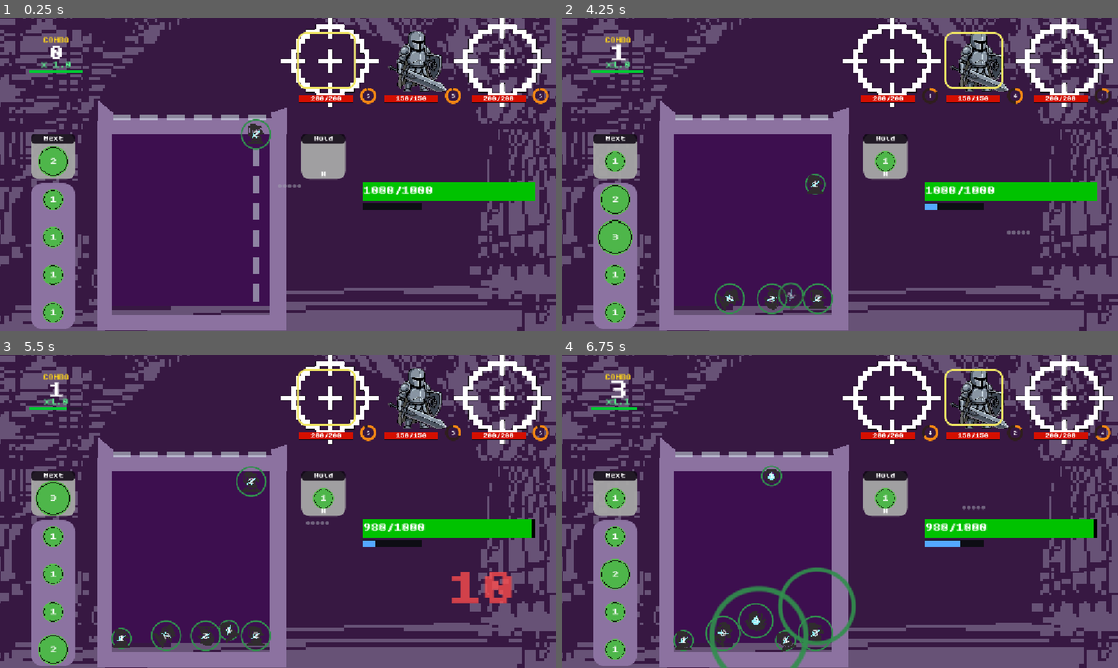
Above: before the commit, frames 1-4 (two rows, left to right).
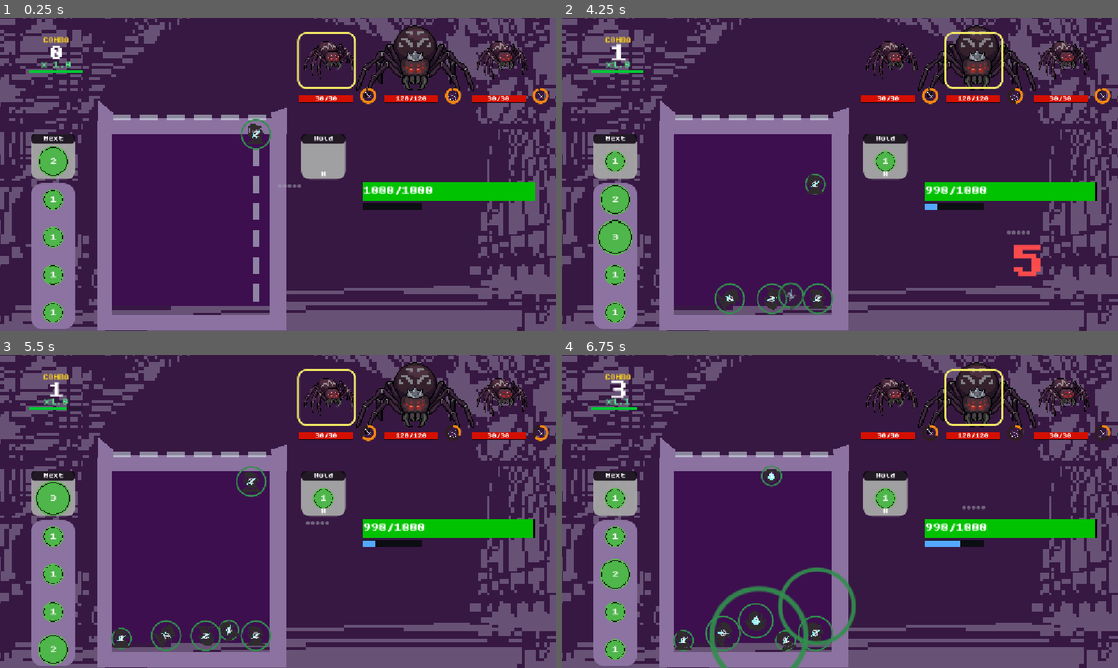
Above: after the commit, the same moments.

Repository: nmh6063-star/GameDesign-FinalProject
Game: Godot game, scene res://scenes/stage2.tscn
The game is run twice, just before and just after one commit, with the same random seed, the same clock (stepped at 60 frames per second) and the same inputs. This scene is started directly instead of the project's main scene.
Inputs (mouse positions are in pixels of both pictures, inside the frame that each line leads up to):
- Up to frame 1 (0.25 s): no input
- Up to frame 2 (4.25 s): tap Enter at 0.5 s; move the mouse to (962, 158) at 0.52 s; hold Right (right) 0.53-1.25 s; click (962, 158) at 0.6 s; drag from (728, 190) to (751, 102) at 1.27 s; move the mouse to (895, 105) at 2.02 s; hold Right (right) 2.03-2.75 s; tap H (hold_ball) at 2.1 s; click (895, 105) at 2.3 s; drag from (812, 237) to (673, 127) at 2.77 s; move the mouse to (1006, 221) at 3.52 s; hold Left (left) from 3.53 s (still down); tap X (shoot) at 3.6 s; click (1006, 221) at 3.8 s
- Up to frame 3 (5.5 s): release Left (left) at 4.25 s; drag from (111, 464) to (194, 433) at 4.27 s; move the mouse to (305, 511) at 5.02 s; hold Left (left) from 5.03 s (still down); tap T at 5.1 s; click (305, 511) at 5.3 s
- Up to frame 4 (6.75 s): release Left (left) at 5.75 s; drag from (756, 433) to (728, 527) at 5.77 s; move the mouse to (962, 495) at 6.52 s; hold Right (right) from 6.53 s (still down); click (962, 495) at 6.6 s

The runs differ from the first frame. In frame 1, 4.6% of the frame differs, in the area x 50-100%, y 0-29%; in frame 2, 5.2%; in frame 3, 5.3%, in the area x 50-100%, y 0-80%; in frame 4, 4.7%.

Commit message:
upadate enemy ui

Diff:
--- a/data/enemies/enemy_chicken.tres
+++ b/data/enemies/enemy_chicken.tres
@@ -4,7 +4,7 @@
 [ext_resource type="Script" uid="uid://box8rqf4wjr51" path="res://script/entities/enemies/enemy_data.gd" id="2_data"]
 [ext_resource type="Script" uid="uid://cw4hlvxifwn8g" path="res://script/entities/enemies/actions/direct_attack_action.gd" id="3_action"]
 [ext_resource type="Script" uid="uid://yo4105wmtbek" path="res://script/entities/enemies/effects/enemy_effect_base.gd" id="3_eff"]
-[ext_resource type="Texture2D" uid="uid://dx12fl0tb44r5" path="res://assets/Target.png" id="4_tex"]
+[ext_resource type="Texture2D" uid="uid://bp3xn8rupyljd" path="res://assets/enemy2.png" id="5_pgk6k"]
 
 [sub_resource type="Resource" id="Action_1"]
 script = ExtResource("3_action")
@@ -13,7 +13,7 @@
 script = ExtResource("2_data")
 id = "enemy_chicken"
 display_name = "Chicken"
-sprite_texture = ExtResource("4_tex")
+sprite_texture = ExtResource("5_pgk6k")
 sprite_scale = Vector2(0.3, 0.3)
 max_health = 30
 attack_damage = 5
--- a/data/enemies/enemy_guard.tres
+++ b/data/enemies/enemy_guard.tres
@@ -2,9 +2,9 @@
 
 [ext_resource type="Script" uid="uid://bcjr8w352653g" path="res://script/entities/enemies/actions/enemy_action_base.gd" id="1_base"]
 [ext_resource type="Script" uid="uid://box8rqf4wjr51" path="res://script/entities/enemies/enemy_data.gd" id="2_data"]
-[ext_resource type="Script" uid="uid://dfcg8sq862pf8" path="res://script/entities/enemies/actions/self_heal_action.gd" id="3_action"]
+[ext_resource type="Script" uid="uid://cw4hlvxifwn8g" path="res://script/entities/enemies/actions/direct_attack_action.gd" id="3_action"]
 [ext_resource type="Script" uid="uid://yo4105wmtbek" path="res://script/entities/enemies/effects/enemy_effect_base.gd" id="3_eff"]
-[ext_resource type="Texture2D" uid="uid://dx12fl0tb44r5" path="res://assets/Target.png" id="4_tex"]
+[ext_resource type="Texture2D" uid="uid://j4knb6e7sdkg" path="res://assets/enemies/dark guard no back.png" id="5_ifg51"]
 
 [sub_resource type="Resource" id="Action_1"]
 script = ExtResource("3_action")
@@ -13,8 +13,8 @@
 script = ExtResource("2_data")
 id = "enemy_guard"
 display_name = "Guard"
-sprite_texture = ExtResource("4_tex")
-sprite_scale = Vector2(0.3, 0.3)
+sprite_texture = ExtResource("5_ifg51")
+sprite_scale = Vector2(0.2, 0.2)
 max_health = 200
 max_shield = 50
 actions = Array[ExtResource("1_base")]([SubResource("Action_1")])
--- a/data/enemies/enemy_knight.tres
+++ b/data/enemies/enemy_knight.tres
@@ -5,7 +5,7 @@
 [ext_resource type="Script" uid="uid://c0ybrm3kkd1uy" path="res://script/entities/enemies/actions/heavy_strike_action.gd" id="3_action"]
 [ext_resource type="Script" uid="uid://yo4105wmtbek" path="res://script/entities/enemies/effects/enemy_effect_base.gd" id="3_eff"]
 [ext_resource type="Script" uid="uid://bwbdkyxsdyiuq" path="res://script/entities/enemies/actions/knight_guard_action.gd" id="4_action"]
-[ext_resource type="Texture2D" uid="uid://cjyxyqu5qx6k" path="res://assets/enemies/knightnoback.png" id="6_3ci0a"]
+[ext_resource type="Texture2D" uid="uid://daftuvrq6fpnk" path="res://assets/enemies/dark knight 2 no back.png" id="6_3ci0a"]
 
 [sub_resource type="Resource" id="Action_1"]
 script = ExtResource("3_action")
--- a/data/enemies/enemy_mage.tres
+++ b/data/enemies/enemy_mage.tres
@@ -4,7 +4,7 @@
 [ext_resource type="Script" uid="uid://box8rqf4wjr51" path="res://script/entities/enemies/enemy_data.gd" id="2_data"]
 [ext_resource type="Script" uid="uid://dnu77ff3ufbjb" path="res://script/entities/enemies/actions/mana_drain_action.gd" id="3_action"]
 [ext_resource type="Script" uid="uid://yo4105wmtbek" path="res://script/entities/enemies/effects/enemy_effect_base.gd" id="3_eff"]
-[ext_resource type="Texture2D" uid="uid://dx12fl0tb44r5" path="res://assets/Target.png" id="4_tex"]
+[ext_resource type="Texture2D" uid="uid://cmauy0ytsy0rn" path="res://assets/enemies/mage no back.png" id="5_chb2f"]
 
 [sub_resource type="Resource" id="Action_1"]
 script = ExtResource("3_action")
@@ -13,7 +13,7 @@
 script = ExtResource("2_data")
 id = "enemy_mage"
 display_name = "Mage"
-sprite_texture = ExtResource("4_tex")
+sprite_texture = ExtResource("5_chb2f")
 sprite_scale = Vector2(0.3, 0.3)
 max_health = 100
 attack_damage = 18
--- a/data/enemies/enemy_small_soldier.tres
+++ b/data/enemies/enemy_small_soldier.tres
@@ -4,7 +4,6 @@
 [ext_resource type="Script" uid="uid://box8rqf4wjr51" path="res://script/entities/enemies/enemy_data.gd" id="2_data"]
 [ext_resource type="Script" uid="uid://cw4hlvxifwn8g" path="res://script/entities/enemies/actions/direct_attack_action.gd" id="3_action"]
 [ext_resource type="Script" uid="uid://yo4105wmtbek" path="res://script/entities/enemies/effects/enemy_effect_base.gd" id="3_eff"]
-[ext_resource type="Texture2D" uid="uid://dx12fl0tb44r5" path="res://assets/Target.png" id="4_tex"]
 
 [sub_resource type="Resource" id="Action_1"]
 script = ExtResource("3_action")
@@ -13,7 +12,6 @@
 script = ExtResource("2_data")
 id = "enemy_small_soldier"
 display_name = "Small Soldier"
-sprite_texture = ExtResource("4_tex")
 sprite_scale = Vector2(0.2, 0.2)
 max_health = 40
 attack_damage = 8
--- a/data/enemies/enemy_stone_thrower.tres
+++ b/data/enemies/enemy_stone_thrower.tres
@@ -4,7 +4,7 @@
 [ext_resource type="Script" uid="uid://box8rqf4wjr51" path="res://script/entities/enemies/enemy_data.gd" id="2_data"]
 [ext_resource type="Script" uid="uid://cl00xdmedg0c" path="res://script/entities/enemies/actions/multi_ball_drop_action.gd" id="3_action"]
 [ext_resource type="Script" uid="uid://yo4105wmtbek" path="res://script/entities/enemies/effects/enemy_effect_base.gd" id="3_eff"]
-[ext_resource type="Texture2D" uid="uid://dx12fl0tb44r5" path="res://assets/Target.png" id="4_tex"]
+[ext_resource type="Texture2D" uid="uid://ble65dyseu6oh" path="res://assets/enemy1.png" id="5_q0t6r"]
 
 [sub_resource type="Resource" id="Action_1"]
 script = ExtResource("3_action")
@@ -13,7 +13,7 @@
 script = ExtResource("2_data")
 id = "enemy_stone_thrower"
 display_name = "Stone Thrower"
-sprite_texture = ExtResource("4_tex")
+sprite_texture = ExtResource("5_q0t6r")
 sprite_scale = Vector2(0.3, 0.3)
 max_health = 40
 attack_damage = 8
--- a/scenes/main.tscn
+++ b/scenes/main.tscn
@@ -446,6 +446,10 @@
 offset_bottom = 13.0
 color = Color(0.33, 0.66, 1, 1)
 
+[node name="current_player_stats" type="Label" parent="UI/StatsHUD/Row" unique_id=377638296]
+layout_mode = 2
+text = "Status: "
+
 [node name="CursorManaPipes" type="Control" parent="UI" unique_id=901000099]
 layout_mode = 3
 anchors_preset = 15
@@ -772,6 +776,8 @@
 horizontal_alignment = 1
 vertical_alignment = 1
 
+[node name="icon" type="Sprite2D" parent="EnemySlot/EnemyHolder1/EnemyUi/CooldownRing" unique_id=2088234121]
+
 [node name="StatusPoison" type="Label" parent="EnemySlot/EnemyHolder1/EnemyUi" unique_id=-193967295]
 visible = false
 z_index = 2
@@ -920,6 +926,8 @@
 horizontal_alignment = 1
 vertical_alignment = 1
 
+[node name="icon" type="Sprite2D" parent="EnemySlot/EnemyHolder2/EnemyUi/CooldownRing" unique_id=1920680955]
+
 [node name="StatusPoison" type="Label" parent="EnemySlot/EnemyHolder2/EnemyUi" unique_id=-192967295]
 visible = false
 z_index = 2
@@ -1068,6 +1076,8 @@
 horizontal_alignment = 1
 vertical_alignment = 1
 
+[node name="icon" type="Sprite2D" parent="EnemySlot/EnemyHolder3/EnemyUi/CooldownRing" unique_id=1586382758]
+
 [node name="StatusPoison" type="Label" parent="EnemySlot/EnemyHolder3/EnemyUi" unique_id=-191967295]
 visible = false
 z_index = 2
--- a/scenes/visual_effects/SpiderWeb.tscn
+++ b/scenes/visual_effects/SpiderWeb.tscn
@@ -7,5 +7,5 @@
 script = ExtResource("1_script")
 
 [node name="Sprite2D" type="Sprite2D" parent="."]
-scale = Vector2(0.33, 0.33)
+scale = Vector2(0.716, 0.251)
 texture = ExtResource("2_texture")
--- a/scenes/visual_effects/spider_web.gd
+++ b/scenes/visual_effects/spider_web.gd
@@ -1,7 +1,7 @@
 extends Node2D
 
-const HALF_W := 164.0
-const HALF_H := 84.0
+const HALF_W := 356.0
+const HALF_H := 64.0
 const LIFETIME := 10.0
 const MAX_SPEED := 120.0
 const DRAG_PER_FRAME := 0.05
--- a/script/battle/controllers/enemy_slot_controller.gd
+++ b/script/battle/controllers/enemy_slot_controller.gd
@@ -161,6 +161,8 @@
 		_shield_bar.visible = false
 	if alive and cooldown_total > 0.0:
 		_cooldown_ring.call("sync", enemy.cooldown_left(), cooldown_total)
+		var next_act := enemy.next_action()
+		_cooldown_ring.call("set_icon", next_act.icon_texture() if next_act != null else null)
 		_sync_attack_tooltip()
 
 
@@ -234,7 +236,7 @@
 		_ui_root.add_child(tooltip)
 	tooltip.mouse_filter = Control.MOUSE_FILTER_IGNORE
 	tooltip.position = Vector2(122, -22)
-	tooltip.size = Vector2(154, 88)
+	tooltip.size = Vector2(154, 104)
 	var style := StyleBoxFlat.new()
 	style.bg_color = Color(0.88, 0.88, 0.88, 0.96)
 	style.set_corner_radius_all(18)
@@ -248,7 +250,7 @@
 		tooltip.add_child(summary)
 	summary.mouse_filter = Control.MOUSE_FILTER_IGNORE
 	summary.position = Vector2(10, 10)
-	summary.size = Vector2(134, 46)
+	summary.size = Vector2(134, 52)
 	summary.autowrap_mode = TextServer.AUTOWRAP_WORD_SMART
 	summary.add_theme_font_override("font", DOGICA_FONT)
 	summary.add_theme_font_size_override("font_size", 8)
@@ -259,7 +261,7 @@
 		damage.name = "Damage"
 		tooltip.add_child(damage)
 	damage.mouse_filter = Control.MOUSE_FILTER_IGNORE
-	damage.position = Vector2(10, 58)
+	damage.position = Vector2(10, 66)
 	damage.size = Vector2(134, 16)
 	damage.add_theme_font_override("font", DOGICA_FONT)
 	damage.add_theme_font_size_override("font_size", 8)
@@ -270,8 +272,14 @@
 	if enemy == null or enemy.data == null:
 		_attack_tooltip.visible = false
 		return
-	_attack_summary_label.text = _action_summary()
-	_attack_damage_label.text = "Damage: %d" % enemy.data.attack_damage
+	var next_act := enemy.next_action()
+	if next_act == null:
+		_attack_tooltip.visible = false
+		return
+	_attack_summary_label.text = "Next Attack: %s\nSpecial: %s" % [
+		next_act.action_name(), next_act.special_effect()
+	]
+	_attack_damage_label.text = "Damage: %d" % next_act.damage_amount(enemy)
 	_attack_tooltip.visible = _is_hovering_cooldown()
 
 
@@ -313,17 +321,6 @@
 	return _slot.get_global_mouse_position().distance_to(_cooldown_ring.global_position) <= radius
 
 
-func _action_summary() -> String:
-	if enemy == null or enemy.data == null or enemy.data.actions.is_empty():
-		return "Enemy attack."
-	var action = enemy.data.actions[0]
-	var script_path := ""
-	if action != null and action.get_script() != null:
-		script_path = String(action.get_script().resource_path)
-	if script_path.ends_with("rock_drop_action.gd"):
-		return "Drops a rock onto\nthe board."
-	return "Direct player\nattack."
-
 
 func _ensure_status_labels() -> void:
 	# Nodes are defined in the .tscn; just look them up.
--- a/script/battle/ui/battle_hud_adapter.gd
+++ b/script/battle/ui/battle_hud_adapter.gd
@@ -25,6 +25,7 @@
 var _game_over: Control
 var _stage_clear: Control
 var _status_label: Label
+var _player_stats_label: Label
 
 
 func _init(root: CanvasLayer) -> void:
@@ -103,15 +104,26 @@
 
 
 func sync_player_statuses(burn: int, freeze: int) -> void:
-	if _status_label == null:
+	if _status_label != null:
+		var parts: Array[String] = []
+		if burn > 0:
+			parts.append("Burn: %d" % burn)
+		if freeze > 0:
+			parts.append("Freeze: %d" % freeze)
+		_status_label.text = "  |  ".join(parts)
+		_status_label.visible = not parts.is_empty()
+
+	if _player_stats_label == null:
 		return
-	var parts: Array[String] = []
+	var lines: Array[String] = []
 	if burn > 0:
-		parts.append("Burn: %d" % burn)
+		lines.append("Burn: %d" % burn)
 	if freeze > 0:
-		parts.append("Freeze: %d" % freeze)
-	_status_label.text = "  |  ".join(parts)
-	_status_label.visible = not parts.is_empty()
+		lines.append("Freeze: %d" % freeze)
+	if lines.is_empty():
+		_player_stats_label.text = ""
+	else:
+		_player_stats_label.text = "\n".join(lines)
 
 
 func clear_result() -> void:
@@ -146,6 +158,11 @@
 	_game_over = _root.get_node("GameOver") as Control
 	_stage_clear = _root.get_node("StageClear") as Control
 	_status_label = _root.get_node_or_null("PlayerHealthBar/SpecialEffectBox/SpecialEffect") as Label
+	_player_stats_label = _root.get_node_or_null("StatsHUD/Row/current_player_stats") as Label
+	if _player_stats_label != null:
+		_player_stats_label.add_theme_font_override("font", DOGICA_FONT)
+		_player_stats_label.add_theme_font_size_override("font_size", 8)
+		_player_stats_label.text = ""
 
 
 func _render_preview(root: Node2D, item: Dictionary, scale: float) -> void:
--- a/script/entities/balls/ball_catalog.gd
+++ b/script/entities/balls/ball_catalog.gd
@@ -16,6 +16,7 @@
 	"ball_crumble",
 	"ball_heavy",
 	"ball_virus",
+	"ball_spider_egg",
 ]
 const DATA_BY_ID := {
 	IDS[0]: preload("res://data/balls/amplifier_ball.tres"),
@@ -28,6 +29,7 @@
 	IDS[7]: preload("res://data/balls/crumble_ball.tres"),
 	IDS[8]: preload("res://data/balls/heavy_ball.tres"),
 	IDS[9]: preload("res://data/balls/virus_ball.tres"),
+	IDS[10]: preload("res://data/balls/spider_egg.tres"),
 }
 
 const ELEMENT_IDS: Array[String] = [
--- a/script/entities/enemies/actions/burn_attack_action.gd
+++ b/script/entities/enemies/actions/burn_attack_action.gd
@@ -1,6 +1,21 @@
 extends EnemyActionBase
 class_name BurnAttackAction
+
+const _ICON := preload("res://assets/enemies/attack_icon/Burn icon no back.png")
+
 
 func execute(ctx: BattleContext, enemy: EnemyBase) -> void:
 	ctx.damage_player(enemy.data.attack_damage)
 	ctx.player_statuses["burn_stacks"] = int(ctx.player_statuses.get("burn_stacks", 0)) + 1
+
+
+func action_name() -> String:
+	return "Burn Attack"
+
+
+func icon_texture() -> Texture2D:
+	return _ICON
+
+
+func special_effect() -> String:
+	return "Inflicts burn, dealing damage every ball drop"
--- a/script/entities/enemies/actions/direct_attack_action.gd
+++ b/script/entities/enemies/actions/direct_attack_action.gd
@@ -1,6 +1,20 @@
 extends EnemyActionBase
 class_name DirectAttackAction
+
+const _ICON := preload("res://assets/enemies/attack_icon/normal attack no back.png")
 
 
 func execute(ctx: BattleContext, enemy: EnemyBase) -> void:
 	ctx.damage_player(enemy.data.attack_damage)
+
+
+func action_name() -> String:
+	return "Direct Attack"
+
+
+func icon_texture() -> Texture2D:
+	return _ICON
+
+
+func special_effect() -> String:
+	return "None"
--- a/script/entities/enemies/actions/enemy_action_base.gd
+++ b/script/entities/enemies/actions/enemy_action_base.gd
@@ -8,3 +8,19 @@
 
 func execute(_ctx: BattleContext, _enemy: EnemyBase) -> void:
 	push_error("EnemyActionBase.execute() must be implemented")
+
+
+func action_name() -> String:
+	return "Attack"
+
+
+func icon_texture() -> Texture2D:
+	return preload("res://assets/enemies/attack_icon/normal attack no back.png")
+
+
+func damage_amount(enemy: EnemyBase) -> int:
+	return enemy.data.attack_damage if enemy != null and enemy.data != null else 0
+
+
+func special_effect() -> String:
+	return "None"
--- a/script/entities/enemies/actions/heavy_strike_action.gd
+++ b/script/entities/enemies/actions/heavy_strike_action.gd
@@ -2,6 +2,24 @@
 class_name HeavyStrikeAction
 
 const DAMAGE_MULTIPLIER := 2
+const _ICON := preload("res://assets/enemies/attack_icon/heavy strike no back.png")
+
 
 func execute(ctx: BattleContext, enemy: EnemyBase) -> void:
 	ctx.damage_player(enemy.data.attack_damage * DAMAGE_MULTIPLIER)
+
+
+func action_name() -> String:
+	return "Heavy Strike"
+
+
+func icon_texture() -> Texture2D:
+	return _ICON
+
+
+func damage_amount(enemy: EnemyBase) -> int:
+	return enemy.data.attack_damage * DAMAGE_MULTIPLIER if enemy != null and enemy.data != null else 0
+
+
+func special_effect() -> String:
+	return "Deals double damage"
--- a/script/entities/enemies/actions/ice_attack_action.gd
+++ b/script/entities/enemies/actions/ice_attack_action.gd
@@ -1,9 +1,22 @@
 extends EnemyActionBase
 class_name IceAttackAction
 
-# Number of ball drops the player must survive before the freeze lifts.
 const FREEZE_DURATION := 3
+const _ICON := preload("res://assets/enemies/attack_icon/ice icon no back.png")
+
 
 func execute(ctx: BattleContext, enemy: EnemyBase) -> void:
 	ctx.damage_player(enemy.data.attack_damage)
 	ctx.player_statuses["freeze_stacks"] = FREEZE_DURATION
+
+
+func action_name() -> String:
+	return "Ice Attack"
+
+
+func icon_texture() -> Texture2D:
+	return _ICON
+
+
+func special_effect() -> String:
+	return "Freezes player for %d turns" % FREEZE_DURATION
--- a/script/entities/enemies/actions/knight_guard_action.gd
+++ b/script/entities/enemies/actions/knight_guard_action.gd
@@ -3,6 +3,7 @@
 
 const SHIELD_RESTORE := 20
 const GUARD_ID := "enemy_guard"
+const _ICON := preload("res://assets/enemies/attack_icon/guard icon no back.png")
 
 
 func execute(ctx: BattleContext, enemy: EnemyBase) -> void:
@@ -17,3 +18,19 @@
 	for slot in slots:
 		if slot._enemy_id == GUARD_ID and slot.is_alive():
 			slot.enemy.restore_shield(SHIELD_RESTORE)
+
+
+func action_name() -> String:
+	return "Guard"
+
+
+func icon_texture() -> Texture2D:
+	return _ICON
+
+
+func damage_amount(_enemy: EnemyBase) -> int:
+	return 0
+
+
+func special_effect() -> String:
+	return "Restores %d shield to self and nearby allies" % SHIELD_RESTORE
--- a/script/entities/enemies/actions/mana_drain_action.gd
+++ b/script/entities/enemies/actions/mana_drain_action.gd
@@ -1,6 +1,13 @@
 extends EnemyActionBase
 class_name ManaDrainAction
+
+const _ICON := preload("res://assets/enemies/attack_icon/mana drain no back.png")
+
 
 func execute(ctx: BattleContext, enemy: EnemyBase) -> void:
 	ctx.damage_player(enemy.data.attack_damage)
 	ctx.try_spend_mana(1)
+
+
+func icon_texture() -> Texture2D:
+	return _ICON
--- a/script/entities/enemies/actions/multi_ball_drop_action.gd
+++ b/script/entities/enemies/actions/multi_ball_drop_action.gd
@@ -4,6 +4,7 @@
 const DROPS := 3
 const BALL_ID := "ball_normal"
 
+
 func execute(ctx: BattleContext, _enemy: EnemyBase) -> void:
 	for i in range(DROPS):
 		ctx.drop_ball_in_box(BALL_ID, 1)
--- a/script/entities/enemies/actions/rock_drop_action.gd
+++ b/script/entities/enemies/actions/rock_drop_action.gd
@@ -4,6 +4,8 @@
 const ROCK_BALL_ID := "ball_rock"
 const ROCK_RANK := 4
 const ThrowEffect := preload("res://scenes/visual_effects/throw_effect.tscn")
+const _ICON := preload("res://assets/enemies/attack_icon/normal attack no back.png")
+
 
 func execute(ctx: BattleContext, enemy: EnemyBase) -> void:
 	var data := BallCatalog.data_for_id(ROCK_BALL_ID)
@@ -14,3 +16,19 @@
 		ctx.drop_ball_in_box(ROCK_BALL_ID, ROCK_RANK)
 	)
 	fx.launch(enemy.global_position, ctx.drop_zone_global())
+
+
+func action_name() -> String:
+	return "Rock Drop"
+
+
+func icon_texture() -> Texture2D:
+	return _ICON
+
+
+func damage_amount(_enemy: EnemyBase) -> int:
+	return 0
+
+
+func special_effect() -> String:
+	return "Drops a heavy rock onto the board"
--- a/script/entities/enemies/actions/self_heal_action.gd
+++ b/script/entities/enemies/actions/self_heal_action.gd
@@ -3,6 +3,7 @@
 
 const HEAL_AMOUNT := 20
 
+
 func execute(ctx: BattleContext, enemy: EnemyBase) -> void:
 	enemy.current_health = mini(enemy.current_health + HEAL_AMOUNT, enemy.max_health())
 	ctx.damage_player(enemy.data.attack_damage)
--- a/script/entities/enemies/actions/spider_egg_drop_action.gd
+++ b/script/entities/enemies/actions/spider_egg_drop_action.gd
@@ -4,6 +4,7 @@
 const EGG_BALL_ID := "ball_spider_egg"
 const EGG_RANK := 1
 const ThrowEffect := preload("res://scenes/visual_effects/throw_effect.tscn")
+const _ICON := preload("res://assets/enemies/attack_icon/spider web icon no back.png")
 
 
 func execute(ctx: BattleContext, enemy: EnemyBase) -> void:
@@ -15,3 +16,19 @@
 		ctx.drop_ball_in_box(EGG_BALL_ID, EGG_RANK)
 	)
 	fx.launch(enemy.global_position, ctx.drop_zone_global())
+
+
+func action_name() -> String:
+	return "Egg Drop"
+
+
+func icon_texture() -> Texture2D:
+	return _ICON
+
+
+func damage_amount(_enemy: EnemyBase) -> int:
+	return 0
+
+
+func special_effect() -> String:
+	return "Drops a spider egg onto the board"
--- a/script/entities/enemies/actions/web_drop_action.gd
+++ b/script/entities/enemies/actions/web_drop_action.gd
@@ -3,8 +3,9 @@
 
 const ThrowEffect := preload("res://scenes/visual_effects/throw_effect.tscn")
 const SpiderWeb := preload("res://scenes/visual_effects/SpiderWeb.tscn")
+const _ICON := preload("res://assets/enemies/attack_icon/spider web icon no back.png")
 
-const WEB_CENTER := Vector2(396.0, 404.0)
+const WEB_CENTER := Vector2(572.0, 384.0)
 const WEB_TINT := Color(0.75, 0.82, 0.72)
 const WEB_OUTLINE := Color(0.25, 0.55, 0.22)
 const WEB_RADIUS := 38.0
@@ -20,3 +21,19 @@
 		web.global_position = WEB_CENTER
 	)
 	fx.launch(enemy.global_position, WEB_CENTER)
+
+
+func action_name() -> String:
+	return "Web Drop"
+
+
+func icon_texture() -> Texture2D:
+	return _ICON
+
+
+func damage_amount(_enemy: EnemyBase) -> int:
+	return 0
+
+
+func special_effect() -> String:
+	return "Places a web that traps balls"
--- a/script/entities/enemies/enemy_base.gd
+++ b/script/entities/enemies/enemy_base.gd
@@ -120,6 +120,12 @@
 			return
 
 
+func next_action() -> EnemyActionBase:
+	if data == null or data.actions.is_empty():
+		return null
+	return data.actions[_action_index]
+
+
 func cooldown_left() -> float:
 	return _attack_cooldown.time_left
 
--- a/script/game_manager/game_manager.gd
+++ b/script/game_manager/game_manager.gd
@@ -169,11 +169,16 @@
 
 
 func get_stage_enemy_ids(row: int) -> Array:
+	#if row >= 9:
+		#return ["enemy_small_spider", "enemy_spider_queen", "enemy_small_spider"]
+	if row >= 9:
+		return ["", "enemy_mage", ""]
 	if row >= 7:
-		return ["enemy_small_spider", "enemy_spider_queen", "enemy_small_spider"]
+		return ["enemy_guard", "enemy_knight", "enemy_guard"]
 	if row >= 4:
-		return ["enemy_fire", "enemy_fire", "enemy_ice"]
-	return ["enemy_guard", "enemy_knight", "enemy_guard"]
+		return ["enemy_fire", "enemy_ice", "enemy_fire"]
+	#return ["enemy1", "enemy2", "enemy1"]
+	return ["enemy_small_spider", "enemy_spider_queen", "enemy_small_spider"] # for testing
 
 
 func consume_pre_map_reward_pending() -> bool:
--- a/script/ui/timer_ring.gd
+++ b/script/ui/timer_ring.gd
@@ -1,6 +1,7 @@
 extends Node2D
 
 const SEGMENTS := 48
+const ICON_SIZE := 22.0
 
 @export var radius := 18.0
 @export var ring_width := 4.0
@@ -8,8 +9,28 @@
 @export var fill_color := Color(0.96, 0.53, 0.08, 1.0)
 
 var _progress := 1.0
+var _icon: Sprite2D
 
 @onready var _label := $Label as Label
+
+
+func _ready() -> void:
+	_icon = get_node_or_null("icon") as Sprite2D
+	if _icon == null:
+		_icon = Sprite2D.new()
+		add_child(_icon)
+	_icon.visible = false
+
+
+func set_icon(texture: Texture2D) -> void:
+	if _icon == null:
+		return
+	_icon.texture = texture
+	_icon.visible = texture != null
+	if texture != null:
+		var t_size := texture.get_size()
+		var max_dim := maxf(t_size.x, t_size.y)
+		_icon.scale = Vector2.ONE * (ICON_SIZE / max_dim) if max_dim > 0.0 else Vector2.ONE
 
 
 func sync(seconds_left: float, duration: float) -> void:
@@ -17,7 +38,7 @@
 	if not visible:
 		return
 	_progress = clampf(seconds_left / duration, 0.0, 1.0)
-	_label.text = str(int(ceil(seconds_left)))
+	#_label.text = str(int(ceil(seconds_left)))
 	queue_redraw()
 
 
Binary file added: assets/enemies/attack_icon/Burn icon no back.png
Binary file added: assets/enemies/attack_icon/guard icon no back.png
Binary file added: assets/enemies/attack_icon/heavy strike no back.png
Binary file added: assets/enemies/attack_icon/ice icon no back.png
Binary file added: assets/enemies/attack_icon/mana drain no back.png
Binary file added: assets/enemies/attack_icon/normal attack no back.png
Binary file added: assets/enemies/attack_icon/spider web icon no back.png
Binary file added: assets/enemies/attack_icon/stone icon no back.png
Binary file added: assets/enemies/dark guard no back.png
Binary file added: assets/enemies/dark knight 2 no back.png
Binary file added: assets/enemies/mage no back.png
